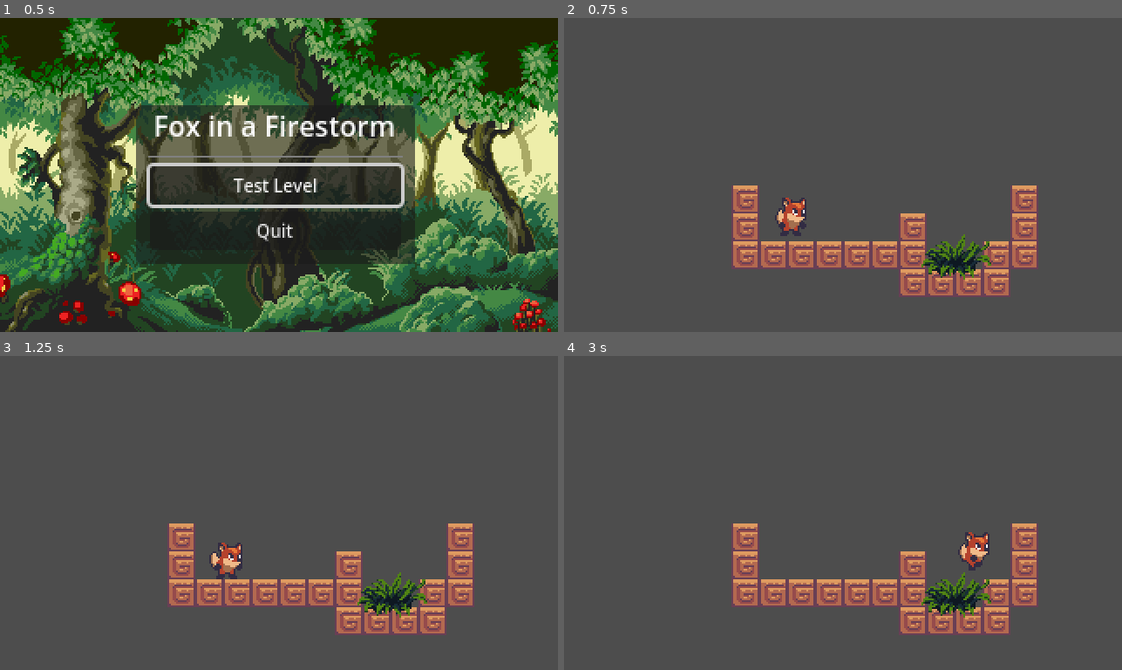
Above: before the commit, frames 1-4 (two rows, left to right).
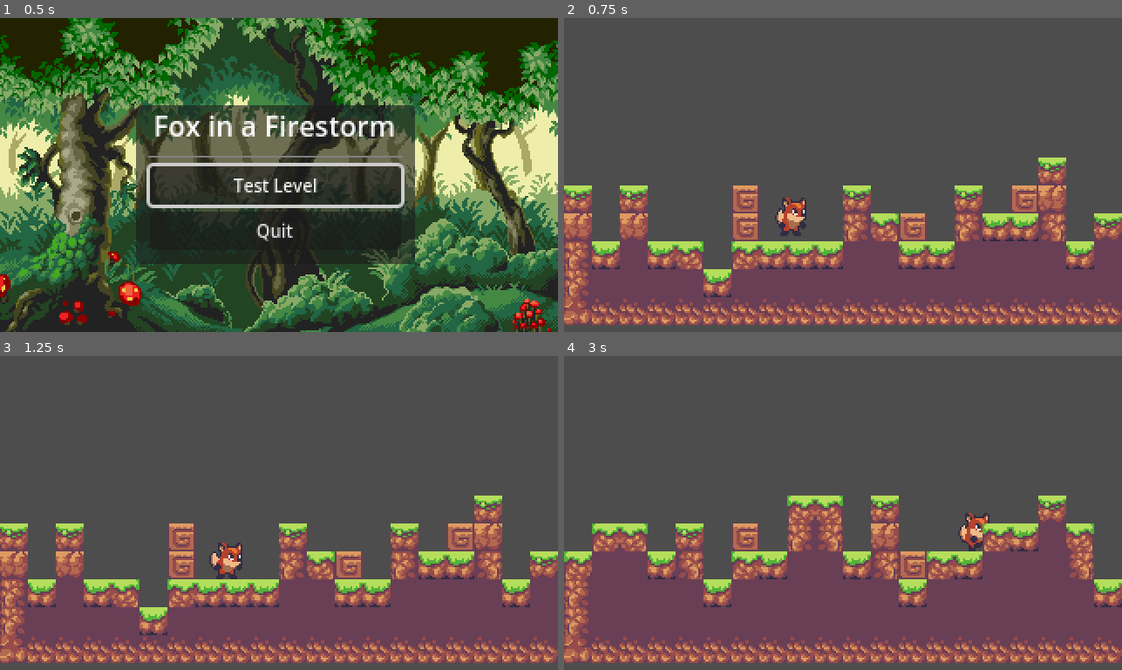
Above: after the commit, the same moments.

Repository: JP-Dhabolt/fox-in-a-firestorm
Game: Godot game, scene res://scenes/levels/Main.tscn
The game is run twice, just before and just after one commit, with the same random seed, the same clock (stepped at 60 frames per second) and the same inputs.
Inputs (mouse positions are in pixels of both pictures, inside the frame that each line leads up to):
- Up to frame 1 (0.5 s): no input
- Up to frame 2 (0.75 s): click "Test Level" at 0.5 s
- Up to frame 3 (1.25 s): no input
- Up to frame 4 (3 s): tap Enter at 1.25 s; move the mouse to (965, 497) at 1.27 s; hold D (move_right) 1.28-2 s; hold Shift 1.28-2 s; click (965, 497) at 1.42 s; tap Space (jump) at 1.52 s; drag from (731, 528) to (954, 597) at 2.02 s; move the mouse to (898, 443) at 2.77 s; hold D (move_right) from 2.78 s (still down); tap Ctrl at 2.85 s; click (898, 443) at 2.92 s

Frame 1 is identical in both runs. In frame 2, 32% of the frame differs, in the area x 0-100%, y 44-98%; in frame 3, 32%; in frame 4, 39%.
Error in both runs: Invalid assignment of property or key 'paused' with value of type 'bool' on a base object of type 'null instance'. (res://scenes/interface/MenuModal/MenuModal.…

Commit message:
Added FastNoise-based Terrain Generation

Diff:
--- a/game/project.godot
+++ b/game/project.godot
@@ -94,6 +94,12 @@
 ]
 }
 
+[layer_names]
+
+2d_physics/layer_1="Ground"
+2d_physics/layer_2="Player"
+2d_physics/layer_3="Enemies"
+
 [physics]
 
 common/enable_pause_aware_picking=true
--- a/game/scenes/characters/Player.tscn
+++ b/game/scenes/characters/Player.tscn
@@ -165,6 +165,7 @@
 
 [node name="Player" type="CharacterBody2D"]
 position = Vector2(-10, -11)
+collision_layer = 2
 script = ExtResource("1_viaps")
 
 [node name="AnimatedSprite2D" type="AnimatedSprite2D" parent="."]
--- a/game/scenes/levels/TestLevel.tscn
+++ b/game/scenes/levels/TestLevel.tscn
@@ -1,14 +1,13 @@
 [gd_scene load_steps=6 format=3 uid="uid://dsyeewn78c28r"]
 
 [ext_resource type="PackedScene" uid="uid://dwfuuw8xx8l86" path="res://scenes/objects/Block.tscn" id="1"]
-[ext_resource type="Script" path="res://scenes/levels/TestLevel.gd" id="1_o6ebi"]
 [ext_resource type="PackedScene" uid="uid://cqnuwdbv7t1jm" path="res://scenes/characters/Player.tscn" id="2"]
 [ext_resource type="PackedScene" path="res://scenes/objects/Leaves.tscn" id="3"]
 [ext_resource type="PackedScene" uid="uid://g5xdeqs6ky7f" path="res://scenes/interface/MenuModal/MenuModal.tscn" id="5_hsehm"]
+[ext_resource type="PackedScene" uid="uid://ceqcxqo62twgj" path="res://scenes/systems/TerrainGenerator.tscn" id="5_p6tqq"]
 
 [node name="World" type="Node2D"]
 position = Vector2(128, 128)
-script = ExtResource("1_o6ebi")
 
 [node name="Block" parent="." instance=ExtResource("1")]
 position = Vector2(8, 8)
@@ -75,3 +74,6 @@
 offset_top = -38.0
 offset_right = 32.0
 offset_bottom = -38.0
+
+[node name="TerrainGenerator" parent="." instance=ExtResource("5_p6tqq")]
+position = Vector2(-128, -128)
--- /dev/null
+++ b/game/scenes/systems/TerrainGenerator.gd
@@ -0,0 +1,117 @@
+extends Node2D
+
+var MAX_X = 20
+var MAX_Y = 11
+var MIN_X = 0
+var MIN_Y = 4
+
+@onready var tilemap := $TileMap as TileMap
+@export_category("Noise")
+@export var new_cell_interval_seconds: float = 0.5
+@export var domain_warp_enabled: bool = false
+@export var domain_warp_amplitude: float = 30.0
+@export var domain_warp_fractal_gain: float = 0.5
+@export var domain_warp_fractal_octaves: int = 5
+@export var domain_warp_fractal_type: FastNoiseLite.DomainWarpFractalType = FastNoiseLite.DomainWarpFractalType.DOMAIN_WARP_FRACTAL_NONE
+@export var domain_warp_frequency: float = 0.05
+@export var domain_warp_type: FastNoiseLite.DomainWarpType = FastNoiseLite.DomainWarpType.DOMAIN_WARP_SIMPLEX
+@export var fractal_gain: float = 0.5
+@export var fractal_lacunarity: float = 2.0
+@export var fractal_octaves: int = 5
+@export var fractal_ping_pong_strength: float = 2.0
+@export var fractal_weighted_strength: float = 0.0
+@export var frequency: float = 0.01
+@export var fractal_type: FastNoiseLite.FractalType = FastNoiseLite.FractalType.FRACTAL_FBM
+
+var current_cell_x = 0
+var elapsed_time = 0.0
+var fast_noise: FastNoiseLite
+
+# Called when the node enters the scene tree for the first time.
+func _ready():
+	setup_fast_noise()
+	for x in range(MIN_X, MAX_X + 5):
+		_place_tile(x)
+
+	current_cell_x = MAX_X + 5
+
+func setup_fast_noise():
+	fast_noise = FastNoiseLite.new()
+	fast_noise.noise_type = FastNoiseLite.TYPE_PERLIN
+	fast_noise.domain_warp_enabled = domain_warp_enabled
+	fast_noise.domain_warp_amplitude = domain_warp_amplitude
+	fast_noise.domain_warp_fractal_gain = domain_warp_fractal_gain
+	fast_noise.domain_warp_fractal_octaves = domain_warp_fractal_octaves
+	fast_noise.domain_warp_fractal_type = domain_warp_fractal_type
+	fast_noise.domain_warp_frequency = domain_warp_frequency
+	fast_noise.domain_warp_type = domain_warp_type
+	fast_noise.fractal_gain = fractal_gain
+	fast_noise.fractal_lacunarity = fractal_lacunarity
+	fast_noise.fractal_octaves = fractal_octaves
+	fast_noise.fractal_ping_pong_strength = fractal_ping_pong_strength
+	fast_noise.fractal_weighted_strength = fractal_weighted_strength
+	fast_noise.frequency = frequency
+	fast_noise.fractal_type = fractal_type
+
+func randomize_fast_noise():
+	fast_noise = FastNoiseLite.new()
+	fast_noise.noise_type = FastNoiseLite.TYPE_PERLIN
+	fast_noise.domain_warp_enabled = randi_range(0, 1) == 0
+	fast_noise.domain_warp_amplitude = randf_range(0.0, 100.0)
+	fast_noise.domain_warp_fractal_gain = randf_range(0.0, 1.0)
+	fast_noise.domain_warp_fractal_octaves = randi_range(1, 10)
+	fast_noise.domain_warp_fractal_type = randi_range(0, 2) as FastNoiseLite.DomainWarpFractalType
+	fast_noise.domain_warp_frequency = randf_range(0.0, 1.0)
+	fast_noise.domain_warp_type = randi_range(0, 2) as FastNoiseLite.DomainWarpType
+	fast_noise.fractal_gain = randf_range(0.0, 1.0)
+	fast_noise.fractal_lacunarity = randf_range(0.0, 10.0)
+	fast_noise.fractal_octaves = randi_range(1, 10)
+	fast_noise.fractal_ping_pong_strength = randf_range(0.0, 10.0)
+	fast_noise.fractal_weighted_strength = randf_range(0.0, 10.0)
+	fast_noise.frequency = randf_range(0.0, 1.0)
+	fast_noise.fractal_type = randi_range(0, 3) as FastNoiseLite.FractalType
+	print_object_properties(fast_noise)
+
+
+# # Called every frame. 'delta' is the elapsed time since the previous frame.
+# func _process(delta):
+# 	elapsed_time += delta
+
+# 	# Add one cell to the tilemap every 2 seconds
+# 	if elapsed_time > new_cell_interval_seconds:
+# 		_place_tile(current_cell_x)
+# 		elapsed_time -= new_cell_interval_seconds
+# 		current_cell_x += 1
+
+func _place_tile(x: int):
+	var y_val = _determine_y_value(x)
+	print("placing tile at x: " + str(x) + " y: " + str(y_val))
+	var vectors = range(y_val, MAX_Y).map(func(y): return Vector2i(x, y))
+	tilemap.set_cells_terrain_connect(0, vectors, 0, 0)
+
+func _determine_y_value(x: int):
+	var noise_value = fast_noise.get_noise_1d(x)
+	var normalized_noise = (noise_value + 1) / 2
+	var y_range = MAX_Y - MIN_Y
+	return MIN_Y + int(normalized_noise * y_range)
+
+func redraw_terrain():
+	tilemap.clear()
+	fast_noise.seed = randi()
+	for x in range(MIN_X, MAX_X + 5):
+		_place_tile(x)
+
+func _input(event):
+	if event is InputEventMouseButton and event.pressed:
+		if event.button_index == MOUSE_BUTTON_LEFT:
+			redraw_terrain()
+		elif event.button_index == MOUSE_BUTTON_RIGHT:
+			randomize_fast_noise()
+			redraw_terrain()
+
+func print_object_properties(obj):
+	var prop_list = obj.get_property_list()
+	for prop in prop_list:
+		var prop_name = prop.name
+		var prop_value = obj.get(prop_name)
+		print(prop_name + ": " + str(prop_value))
--- a/game/scenes/systems/TerrainGenerator.tscn
+++ b/game/scenes/systems/TerrainGenerator.tscn
@@ -1,5 +1,6 @@
-[gd_scene load_steps=4 format=3 uid="uid://ceqcxqo62twgj"]
+[gd_scene load_steps=5 format=3 uid="uid://ceqcxqo62twgj"]
 
+[ext_resource type="Script" path="res://scenes/systems/TerrainGenerator.gd" id="1_woahw"]
 [ext_resource type="Texture2D" uid="uid://gqsnjo7oejik" path="res://sprites/sunnyland_2d_pixel_art_pack/tileset-modified.png" id="1_ykw5y"]
 
 [sub_resource type="TileSetAtlasSource" id="TileSetAtlasSource_dxfn2"]
@@ -7,45 +8,72 @@
 1:1/0 = 0
 1:1/0/terrain_set = 0
 1:1/0/terrain = 0
+1:1/0/physics_layer_0/linear_velocity = Vector2(0, 0)
+1:1/0/physics_layer_0/angular_velocity = 0.0
+1:1/0/physics_layer_0/polygon_0/points = PackedVector2Array(-8, -8, 8, -8, 8, 8, -8, 8)
 1:1/0/terrains_peering_bit/right_side = 0
 1:1/0/terrains_peering_bit/bottom_side = 0
 3:1/0 = 0
 3:1/0/terrain_set = 0
 3:1/0/terrain = 0
+3:1/0/physics_layer_0/linear_velocity = Vector2(0, 0)
+3:1/0/physics_layer_0/angular_velocity = 0.0
+3:1/0/physics_layer_0/polygon_0/points = PackedVector2Array(-8, -8, 8, -8, 8, 8, -8, 8)
 3:1/0/terrains_peering_bit/right_side = 0
 3:1/0/terrains_peering_bit/bottom_side = 0
 3:1/0/terrains_peering_bit/left_side = 0
 5:1/0 = 0
 5:1/0/terrain_set = 0
 5:1/0/terrain = 0
+5:1/0/physics_layer_0/linear_velocity = Vector2(0, 0)
+5:1/0/physics_layer_0/angular_velocity = 0.0
+5:1/0/physics_layer_0/polygon_0/points = PackedVector2Array(-8, -8, 8, -8, 8, 8, -8, 8)
 5:1/0/terrains_peering_bit/bottom_side = 0
 5:1/0/terrains_peering_bit/left_side = 0
 7:1/0 = 0
 7:1/0/terrain_set = 0
 7:1/0/terrain = 0
+7:1/0/physics_layer_0/linear_velocity = Vector2(0, 0)
+7:1/0/physics_layer_0/angular_velocity = 0.0
+7:1/0/physics_layer_0/polygon_0/points = PackedVector2Array(-8, -8, 8, -8, 8, 8, -0.125, 8, -8, 1.375)
 7:1/0/terrains_peering_bit/right_side = 0
 9:1/0 = 0
 9:1/0/terrain_set = 0
 9:1/0/terrain = 0
+9:1/0/physics_layer_0/linear_velocity = Vector2(0, 0)
+9:1/0/physics_layer_0/angular_velocity = 0.0
+9:1/0/physics_layer_0/polygon_0/points = PackedVector2Array(-8, -8, 8, -8, 8, 8, -8, 8)
 9:1/0/terrains_peering_bit/right_side = 0
 9:1/0/terrains_peering_bit/left_side = 0
 11:1/0 = 0
 11:1/0/terrain_set = 0
 11:1/0/terrain = 0
+11:1/0/physics_layer_0/linear_velocity = Vector2(0, 0)
+11:1/0/physics_layer_0/angular_velocity = 0.0
+11:1/0/physics_layer_0/polygon_0/points = PackedVector2Array(-8, -8, 8, -8, 8, 1.375, -0.25, 8, -8, 8)
 11:1/0/terrains_peering_bit/left_side = 0
 13:1/0 = 0
 13:1/0/terrain_set = 0
 13:1/0/terrain = 0
+13:1/0/physics_layer_0/linear_velocity = Vector2(0, 0)
+13:1/0/physics_layer_0/angular_velocity = 0.0
+13:1/0/physics_layer_0/polygon_0/points = PackedVector2Array(-8, -8, 8, -8, 8, 8, -8, 8)
 13:1/0/terrains_peering_bit/bottom_side = 0
 1:3/0 = 0
 1:3/0/terrain_set = 0
 1:3/0/terrain = 0
+1:3/0/physics_layer_0/linear_velocity = Vector2(0, 0)
+1:3/0/physics_layer_0/angular_velocity = 0.0
+1:3/0/physics_layer_0/polygon_0/points = PackedVector2Array(-8, -8, 8, -8, 8, 8, -8, 8)
 1:3/0/terrains_peering_bit/right_side = 0
 1:3/0/terrains_peering_bit/bottom_side = 0
 1:3/0/terrains_peering_bit/top_side = 0
 3:3/0 = 0
 3:3/0/terrain_set = 0
 3:3/0/terrain = 0
+3:3/0/physics_layer_0/linear_velocity = Vector2(0, 0)
+3:3/0/physics_layer_0/angular_velocity = 0.0
+3:3/0/physics_layer_0/polygon_0/points = PackedVector2Array(-8, -8, 8, -8, 8, 8, -8, 8)
 3:3/0/terrains_peering_bit/right_side = 0
 3:3/0/terrains_peering_bit/bottom_side = 0
 3:3/0/terrains_peering_bit/left_side = 0
@@ -53,51 +81,97 @@
 5:3/0 = 0
 5:3/0/terrain_set = 0
 5:3/0/terrain = 0
+5:3/0/physics_layer_0/linear_velocity = Vector2(0, 0)
+5:3/0/physics_layer_0/angular_velocity = 0.0
+5:3/0/physics_layer_0/polygon_0/points = PackedVector2Array(-8, -8, 8, -8, 8, 8, -8, 8)
 5:3/0/terrains_peering_bit/bottom_side = 0
 5:3/0/terrains_peering_bit/left_side = 0
 5:3/0/terrains_peering_bit/top_side = 0
 7:3/0 = 0
 7:3/0/terrain_set = 0
+7:3/0/physics_layer_0/linear_velocity = Vector2(0, 0)
+7:3/0/physics_layer_0/angular_velocity = 0.0
+7:3/0/physics_layer_0/polygon_0/points = PackedVector2Array(-8, -8, 8, -8, 8, 8, -8, 8)
 9:3/0 = 0
 9:3/0/terrain_set = 0
+9:3/0/physics_layer_0/linear_velocity = Vector2(0, 0)
+9:3/0/physics_layer_0/angular_velocity = 0.0
+9:3/0/physics_layer_0/polygon_0/points = PackedVector2Array(-8, -8, 8, -8, 8, 8, -8, 8)
 11:3/0 = 0
 11:3/0/terrain_set = 0
+11:3/0/physics_layer_0/linear_velocity = Vector2(0, 0)
+11:3/0/physics_layer_0/angular_velocity = 0.0
+11:3/0/physics_layer_0/polygon_0/points = PackedVector2Array(-8, -8, 8, -8, 8, 8, -8, 8)
 13:3/0 = 0
 13:3/0/terrain_set = 0
 13:3/0/terrain = 0
+13:3/0/physics_layer_0/linear_velocity = Vector2(0, 0)
+13:3/0/physics_layer_0/angular_velocity = 0.0
+13:3/0/physics_layer_0/polygon_0/points = PackedVector2Array(-8, -8, 8, -8, 8, 8, -8, 8)
 13:3/0/terrains_peering_bit/bottom_side = 0
 13:3/0/terrains_peering_bit/top_side = 0
 1:5/0 = 0
 1:5/0/terrain_set = 0
 1:5/0/terrain = 0
+1:5/0/physics_layer_0/linear_velocity = Vector2(0, 0)
+1:5/0/physics_layer_0/angular_velocity = 0.0
+1:5/0/physics_layer_0/polygon_0/points = PackedVector2Array(-8, -8, 8, -8, 8, 8, -8, 8)
 1:5/0/terrains_peering_bit/right_side = 0
 1:5/0/terrains_peering_bit/top_side = 0
 3:5/0 = 0
 3:5/0/terrain_set = 0
 3:5/0/terrain = 0
+3:5/0/physics_layer_0/linear_velocity = Vector2(0, 0)
+3:5/0/physics_layer_0/angular_velocity = 0.0
+3:5/0/physics_layer_0/polygon_0/points = PackedVector2Array(-8, -8, 8, -8, 8, 8, -8, 8)
 3:5/0/terrains_peering_bit/right_side = 0
 3:5/0/terrains_peering_bit/left_side = 0
 3:5/0/terrains_peering_bit/top_side = 0
 5:5/0 = 0
 5:5/0/terrain_set = 0
 5:5/0/terrain = 0
+5:5/0/physics_layer_0/linear_velocity = Vector2(0, 0)
+5:5/0/physics_layer_0/angular_velocity = 0.0
+5:5/0/physics_layer_0/polygon_0/points = PackedVector2Array(-8, -8, 8, -8, 8, 8, -8, 8)
 5:5/0/terrains_peering_bit/left_side = 0
 5:5/0/terrains_peering_bit/top_side = 0
 9:5/0 = 0
 9:5/0/terrain_set = 0
 9:5/0/terrain = 0
+9:5/0/physics_layer_0/linear_velocity = Vector2(0, 0)
+9:5/0/physics_layer_0/angular_velocity = 0.0
+9:5/0/physics_layer_0/polygon_0/points = PackedVector2Array(-8, -8, 8, -8, 8, 8, -8, 8)
 13:5/0 = 0
 13:5/0/terrain_set = 0
 13:5/0/terrain = 0
+13:5/0/physics_layer_0/linear_velocity = Vector2(0, 0)
+13:5/0/physics_layer_0/angular_velocity = 0.0
+13:5/0/physics_layer_0/polygon_0/points = PackedVector2Array(-8, -8, 8, -8, 8, 8, -8, 8)
 13:5/0/terrains_peering_bit/top_side = 0
 
 [sub_resource type="TileSet" id="TileSet_jo8ff"]
+physics_layer_0/collision_layer = 1
+physics_layer_0/collision_mask = 2
 terrain_set_0/mode = 2
 terrain_set_0/terrain_0/name = "Ground 0"
 terrain_set_0/terrain_0/color = Color(0.635294, 0.0627451, 0.580392, 1)
 sources/3 = SubResource("TileSetAtlasSource_dxfn2")
 
 [node name="TerrainGenerator" type="Node2D"]
+script = ExtResource("1_woahw")
+domain_warp_enabled = true
+domain_warp_amplitude = 89.5
+domain_warp_fractal_gain = 0.979
+domain_warp_fractal_octaves = 1
+domain_warp_fractal_type = 1
+domain_warp_frequency = 0.98
+domain_warp_type = 2
+fractal_gain = 0.008
+fractal_lacunarity = 0.95
+fractal_octaves = 9
+fractal_ping_pong_strength = 8.34
+fractal_weighted_strength = 5.68
+frequency = 0.875
 
 [node name="TileMap" type="TileMap" parent="."]
 tile_set = SubResource("TileSet_jo8ff")
Not shown: 1 places in game/scenes/levels/Main.tscn that only renumber resources
